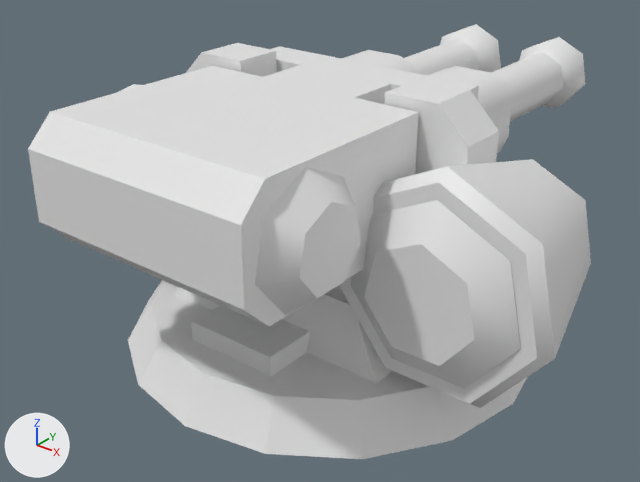
Two versions of the FBX model Assets/04_Meshes/ShipModules/TieDowns/SM_Module_TurretHead_Kinetic_T2.fbx, one commit apart.
The view is the same before and after, from a camera (50 mm lens) standing at (2.94, -3.79, 4.32) and looking at (-0.16, 0.08, 1.92). The axes (+X, +Y, +Z) are drawn at lower left. The lights are the same throughout. The older version comes first. Where no turn or scale is listed for an object, it has been applied to the vertices.

The first picture shows 'SM_Module_TurretHead_Kinetic_T2'.
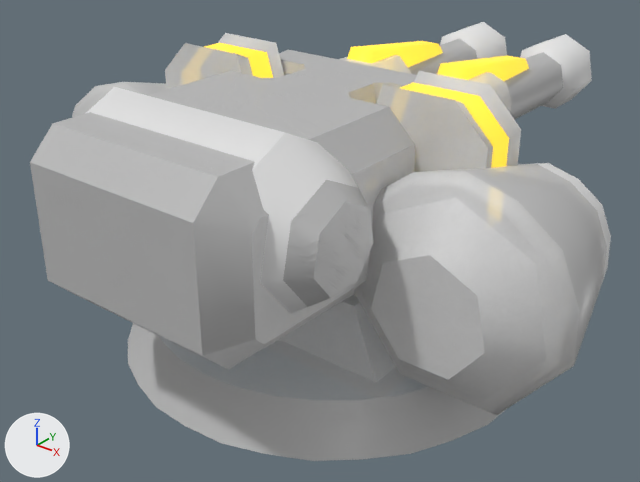
Boxes (x1, y1, x2, y2) around the edits, measured in the pictures (640 x 482 px; the box of a moved part takes in the faces that stretch with it):
'SM_Module_TurretHead_Kinetic_T2', reshaped: before (28, 24, 591, 459); after (30, 22, 611, 461)
part 1 of me_circle_007, rebuilt: before (28, 46, 479, 327); after (30, 50, 417, 370)
part 2 of me_circle_007, rebuilt (mostly hidden before): before (119, 84, 142, 92); after (72, 82, 169, 118)
part 3 of me_circle_007, rebuilt: before (339, 159, 591, 408); after (354, 163, 611, 415)
part 4 of me_circle_007, rebuilt (9% wider, 8% taller): before (350, 200, 521, 388); after (360, 198, 546, 402)
part 5 of me_circle_007, rebuilt: before (385, 79, 499, 174); after (376, 71, 521, 172)
part 6 of me_circle_007, rebuilt: before (186, 43, 277, 77); after (165, 33, 284, 89)
part 7 of me_circle_007, added: after (85, 87, 374, 314)
part 8 of me_circle_007, deleted: before (191, 305, 310, 377)
part 9 of me_circle_007, moved or reshaped: before (128, 55, 563, 459); after (128, 41, 529, 461)
part 10 of me_circle_007, recoloured: (341, 55, 511, 382) in both
part 11 of me_circle_007, recoloured (white to grey): (414, 38, 563, 120) in both
part 12 of me_circle_007, edited (looks the same): (440, 24, 585, 108) in both

Diff of the bpy script that builds the scene:
```diff
--- a/Assets/04_Meshes/ShipModules/TieDowns/SM_Module_TurretHead_Kinetic_T2.fbx.py
+++ b/Assets/04_Meshes/ShipModules/TieDowns/SM_Module_TurretHead_Kinetic_T2.fbx.py
@@ mat_metalbase @@
+mat_metalbase = bpy.data.materials.new('MetalBase')
+# uses the picture img_t_metalbase_basecolor_png
+# uses the picture img_t_metalbase_normal_png
@@ mat_secondary @@
+mat_secondary = bpy.data.materials.new('Secondary')
+# colours: grey #bcbcbc
+# uses the picture img_t_paintedmetal_shipmodules_normal_png
@@ mat_metalbaseorange @@
+mat_metalbaseorange = bpy.data.materials.new('MetalBaseOrange')
+mat_metalbaseorange.use_nodes = True; mat_metalbaseorange.node_tree.nodes.clear()
+_N = mat_metalbaseorange.node_tree.nodes; _L = mat_metalbaseorange.node_tree.links
+n0 = _N.new('ShaderNodeBsdfPrincipled'); n0.name = 'Principled BSDF'
+n1 = _N.new('ShaderNodeOutputMaterial'); n1.name = 'Material Output'
+n2 = _N.new('ShaderNodeTexImage'); n2.name = 'Image Texture'
+n2.image = img_t_metalbase_normal_png
+n3 = _N.new('ShaderNodeNormalMap'); n3.name = 'Normal Map'
+_L.new(n2.outputs[0], n3.inputs[1])  # 'Color' to 'Color'
+_L.new(n3.outputs[0], n0.inputs[5])  # 'Normal' to 'Normal'
+_L.new(n0.outputs[0], n1.inputs[0])  # 'BSDF' to 'Surface'
@@ me_circle_007 @@
-me_circle_007.from_pydata(...)  # 376 vertices, 256 faces; spans x -1.67..1.67, y -1.5..2.24, z 1.27..3.06
+me_circle_007.from_pydata(...)  # 512 vertices, 374 faces; spans x -1.76..1.76, y -1.6..2.35, z 1.39..3.1
+# me_circle_007 part 1: the loose piece of 34 vertices spanning x -0.7..0.7, y -1.5..0.36, z 2.31..3.0 is rebuilt with 56 vertices and now spans x -0.7..0.7, y -1.6..0.82, z 2.08..3.0
+# me_circle_007 part 2: the loose piece of 21 vertices spanning x -1.67..-0.44, y -0.59..0.36, z 1.7..2.89 is rebuilt with 50 vertices and now spans x -1.76..-0.53, y -0.59..0.36, z 1.7..2.89
+# me_circle_007 part 3: the loose piece of 21 vertices spanning x 0.44..1.67, y -0.59..0.36, z 1.7..2.89 is rebuilt with 50 vertices and now spans x 0.53..1.76, y -0.59..0.36, z 1.7..2.89
+# me_circle_007 part 4: the loose piece of 14 vertices spanning x 0.58..1.53, y -0.72..-0.6, z 1.82..2.75 is rebuilt with 14 vertices and now spans x 0.61..1.69, y -0.78..-0.57, z 1.77..2.82, in mat_metalbase
+# me_circle_007 part 5: the loose piece of 10 vertices spanning x 0.49..0.98, y -0.22..0.09, z 2.57..3.06 is rebuilt with 20 vertices and now spans x 0.29..1.1, y -0.24..0.09, z 2.44..3.1
+# me_circle_007 part 6: the loose piece of 10 vertices spanning x -0.98..-0.49, y -0.22..0.09, z 2.57..3.06 is rebuilt with 20 vertices and now spans x -1.1..-0.29, y -0.24..0.09, z 2.44..3.1
+# me_circle_007 part 7: a new loose piece of 42 vertices spanning x -0.89..0.89, y -1.5..-0.61, z 2.22..3.09
+# me_circle_007 part 8: the loose piece of 8 vertices spanning x -0.29..0.29, y -0.9..0.95, z 1.36..1.76 is deleted
+# me_circle_007 part 9
+# 58 vertices are removed from x -0.84..0.84, y -1.43..2.24, z 1.38..2.98
+# 81 faces are deleted
+# 14 vertices in x -0.57..0.57, y 2.17, z 2.42..2.89 move by (0.0, 0.11, 0.0)
+# 4 vertices move from x -0.92..0.92, y -0.67..0.65, z 1.38 to x -0.81..0.81, y -0.62..0.55, z 1.56
+# 64 vertices are added at x -1.24..1.24, y -1.24..2.35, z 1.39..2.97
+# 32 new faces join them, mat_secondary
+# 26 new faces join them, mat_metalbase
+# 14 new faces join them, mat_metalbaseorange
+# 10 new faces join them, mat_emissive (yellow #e7c333, glowing yellow #e7c333)
+# me_circle_007 part 10: 14 faces spanning x -0.81..0.81, y -0.62..0.96, z 1.56..2.9 switch from no material to mat_metalbase
+# me_circle_007 part 11: 14 faces spanning x -0.51..0.51, y 0.9..1.96, z 2.48..2.82 switch from no material to mat_secondary
+# me_circle_007 part 12: 28 faces spanning x -0.57..0.57, y 1.94..2.28, z 2.42..2.89 switch from no material to mat_metalbaseorange
+# other edits to the shape of me_circle_007 do not show in these pictures
+me_circle_007.materials.append(mat_emissive)  # yellow #e7c333, glowing yellow #e7c333
```
